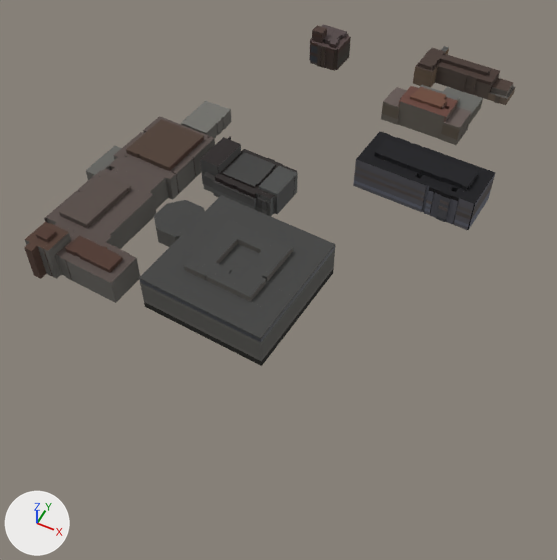
What one commit did to the glTF model v2/tiles/t_-1_-1.far.glb.
Before and after are seen from a 50 mm lens placed at (29.0, -177.0, 277.0), pointed at (-84.0, 47.0, -3.0). Lighting does not change. The marker at lower left points along +X, +Y and +Z. The first picture is the older version. Where no turn or scale is listed for an object, it has been applied to the vertices. Vertices at exactly the same position are counted once.

The older version as bpy lines, for what is in view:
```python
me_opaque = bpy.data.meshes.new('opaque')
me_opaque.from_pydata(...)  # 2583 vertices, 3208 faces; spans x -99.0..99.0, y -136.0..136.0, z -11.0..11.0
me_opaque.materials.append(mat_palettematerial001)
ob_opaque = bpy.data.objects.new('opaque', me_opaque)
ob_opaque.location = (-107.7, 130.0, 11.5)
```
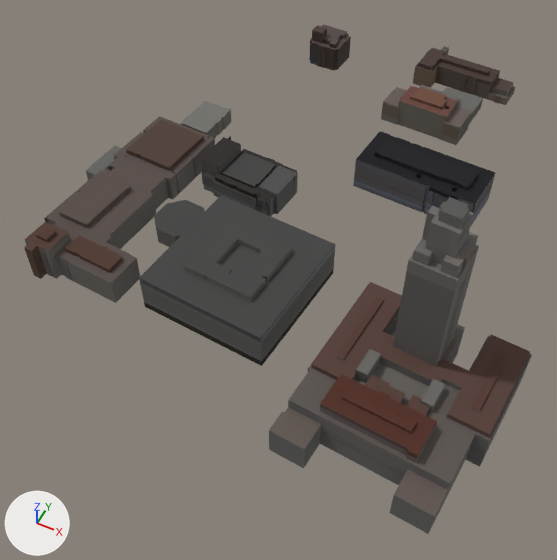
Where the newer file only moved an object's origin or applied its transform, the numbers keep the older frame.

Boxes [x1, y1, x2, y2] around the edits, measured in the pictures (557 x 560 px):
'opaque', reshaped (49% taller)
    before: [24, 24, 515, 366]
    after: [24, 24, 532, 534]
part 1 of me_opaque, added
    after: [269, 197, 532, 534]

The change, as a diff of the scene's bpy script:
```diff
--- a/v2/tiles/t_-1_-1.far.glb.py
+++ b/v2/tiles/t_-1_-1.far.glb.py
@@ me_opaque @@
 # used by ob_opaque; location = (-107.7, 130.0, 11.5)
-me_opaque.from_pydata(...)  # 2583 vertices, 3208 faces; spans x -99.0..99.0, y -136.0..136.0, z -11.0..11.0
+me_opaque.from_pydata(...)  # 3203 vertices, 3979 faces; spans x -99.0..145.0, y -174.0..136.0, z -11.0..85.0
+# me_opaque part 1: a new loose piece of 620 vertices spanning x 63.0..145.0, y -174.0..-85.0, z -11.0..85.0, in mat_palettematerial001
+# other edits to the shape of me_opaque do not show in these pictures
 me_opaque.materials.append(mat_palettematerial001)
```
